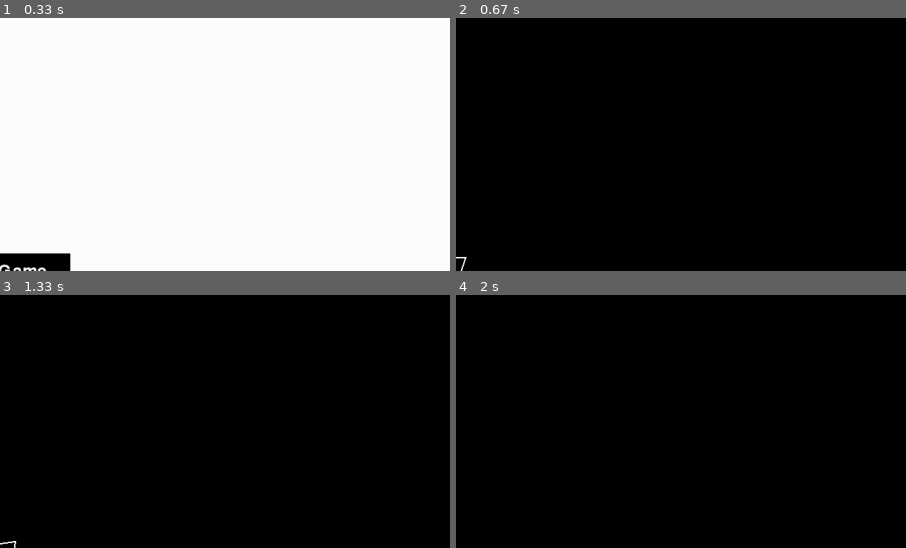
Above: before the commit, frames 1-4 (two rows, left to right).
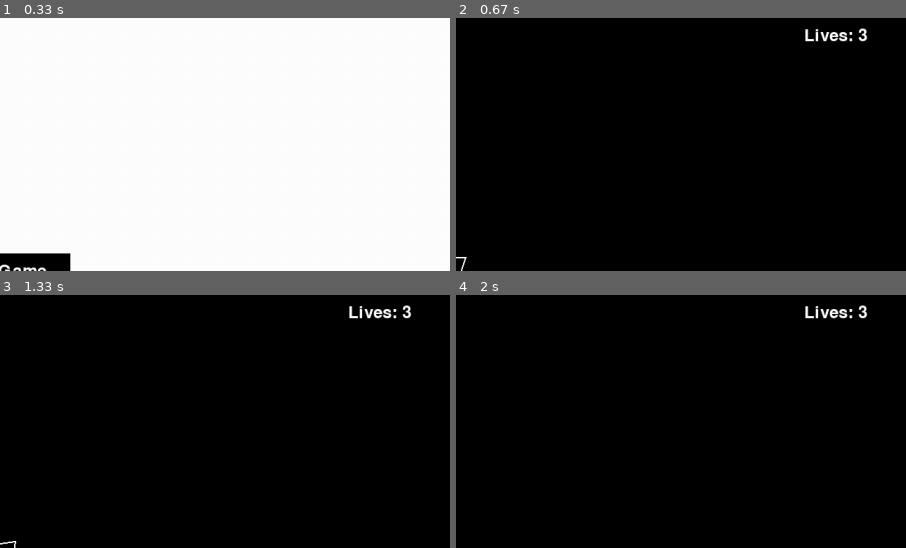
Above: after the commit, the same moments.

Repository: hash-walker/asteroids_pygame
Game: pygame game, started from main.py
The game is run twice, just before and just after one commit, with the same random seed, the same clock (stepped at 60 frames per second) and the same inputs.
Inputs:
- Up to frame 1 (0.33 s): no input
- Up to frame 2 (0.67 s): click "Start Game" at 0.38 s
- Up to frame 3 (1.33 s): tap Space at 0.67, 1.07 s; hold D from 1 s (still down)
- Up to frame 4 (2 s): tap Space at 1.37, 1.57, 1.9 s; release D at 1.47 s; hold W 1.5-1.8 s; hold D from 1.83 s (still down)
The pictures show only the part of the screen within x 50-100%, y 0-50%; the shares and areas given below are measured in that part.

Frame 1 is identical in both runs. In frame 2, 0.4% of the frame differs, in the area x 77-92%, y 3-10%; in frame 3, 0.4%; in frame 4, 0.4%.

Commit message:
added the lives functionality

Diff:
--- a/main.py
+++ b/main.py
@@ -28,6 +28,8 @@
 
     while True:
 
+        lives_deducted = False
+
         for event in pygame.event.get():
             if event.type == pygame.QUIT:
                 return False
@@ -41,8 +43,14 @@
             updatable.update(dt)
 
         for asteroid in asteroids:
-            if asteroid.checkcollisions(player):
-                print("Game Over!")
+            if player.invulnerable_timer <= 0:
+                if asteroid.checkcollisions(player):
+                    Player.lives -= 1
+                    player.invulnerable_timer = 2
+                    break
+
+            if Player.lives == 0:
+                print("Game Over!!")
                 return False
 
         for asteroid in asteroids:
@@ -59,7 +67,11 @@
         # Draw score
         score = str(Asteroid.count)
         score_card = f"Score: {score}"
+
+        lives = str(Player.lives)
+        lives_card = f"Lives: {lives}"
         button(screen, position_x = - (SCREEN_WIDTH - 200)  / 2, position_y= - (SCREEN_HEIGHT - 50) /2, button_text= score_card , button_color= (0, 0, 0, 0), button_width= 200, button_height= 50, font_size= 36, font_color= "white")
+        button(screen, position_x = (SCREEN_WIDTH - 200)  / 2, position_y= - (SCREEN_HEIGHT - 50) /2, button_text= lives_card , button_color= (0, 0, 0, 0), button_width= 200, button_height= 50, font_size= 36, font_color= "white")
 
         pygame.display.flip()
         dt = clock.tick(60) / 1000
--- a/player.py
+++ b/player.py
@@ -1,13 +1,19 @@
 from circleshape import *
 from constants import *
 from shot import *
+import pygame
+import random
+from asteroid import *
 
 class Player(CircleShape):
 
+    lives = 3
+
     def __init__(self, x, y):
         super().__init__(x, y, PLAYER_RADIUS)
+        self.rotation = 0
         self.timer = 0
-        self.rotation = 0
+        self.invulnerable_timer = 0
 
     # in the player class
     def triangle(self):
@@ -19,7 +25,6 @@
         return [a, b, c]
 
     def draw(self, screen):
-
         pygame.draw.polygon(screen,"white",self.triangle(),2)
 
     def rotate(self, dt):
@@ -33,10 +38,11 @@
         new_shot = Shot(self.position.x, self.position.y)
         new_shot.velocity = pygame.Vector2(0,1).rotate(self.rotation) * PLAYER_SHOOT_SPEED
 
-
     def update(self, dt):
         keys = pygame.key.get_pressed()
         self.timer -= dt
+        if self.invulnerable_timer > 0:
+            self.invulnerable_timer -= dt
 
         if keys[pygame.K_a]:
             self.rotate(-dt)
